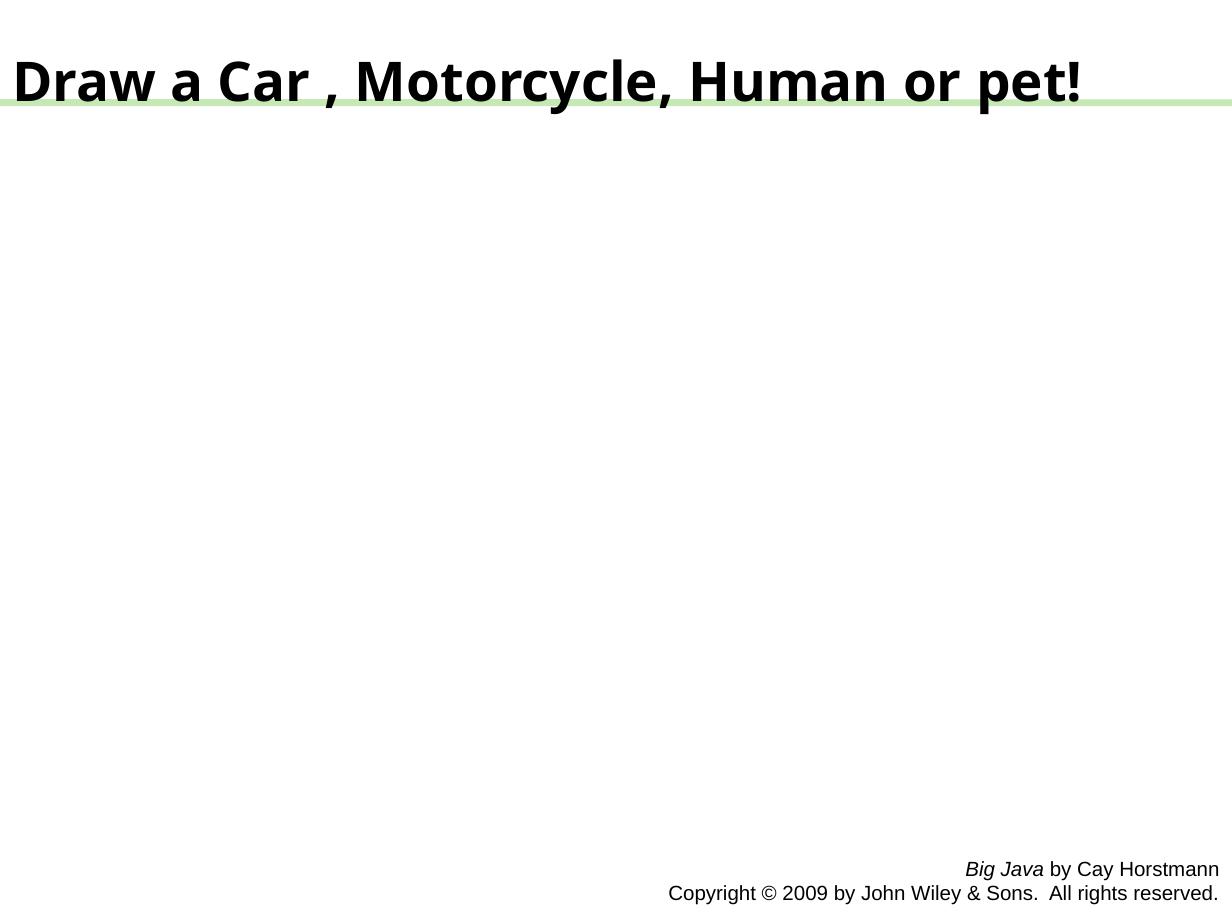
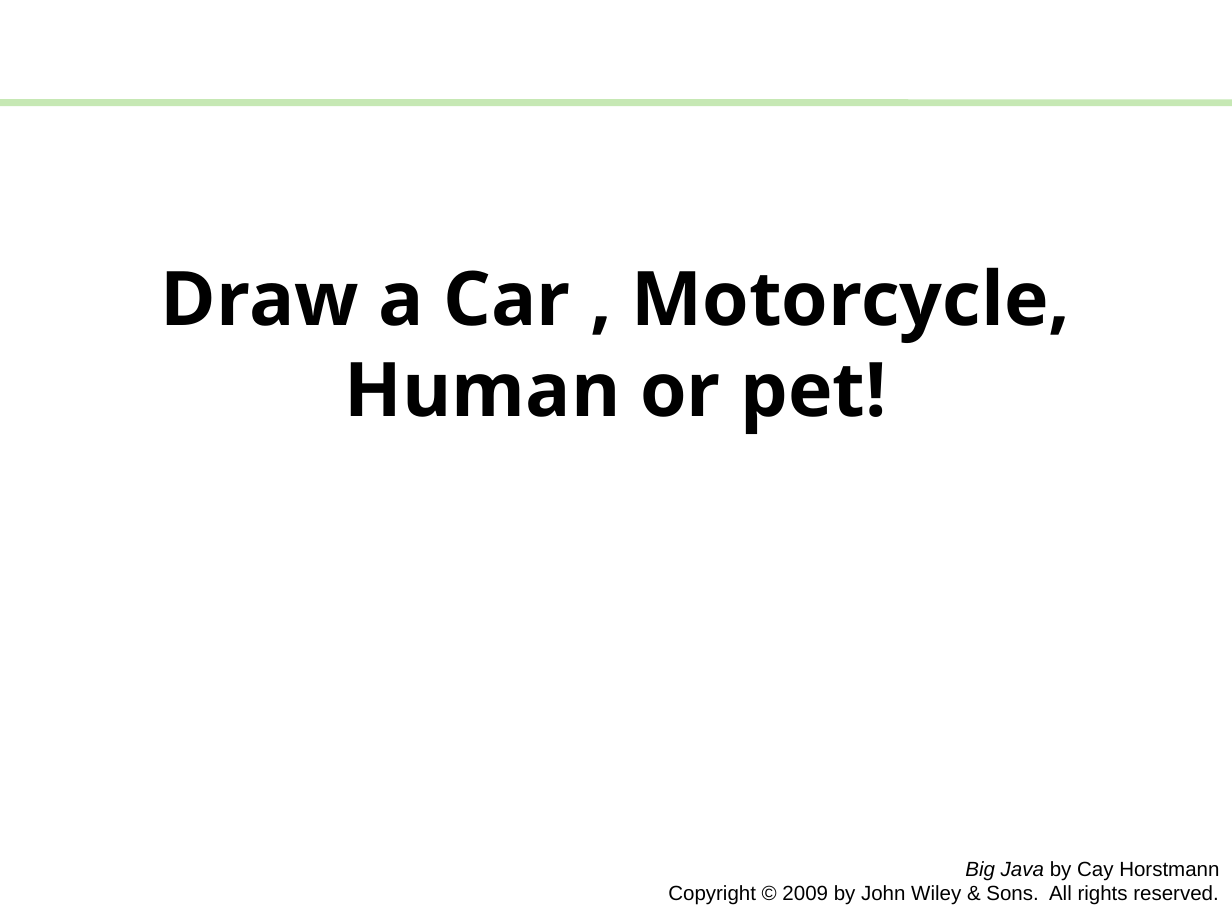
Before and after one commit to Apo45ty/ICOM4015LABS, a slide deck: slide 10 of Laboratory_01/presentation.pptx. Drawn at 1232x924 pixels with LibreOffice and Linux fonts; fonts in the diff are those of the drawing. Boxes give left, top, right and bottom in pixels: in the first picture for what was removed or moved away, otherwise in the second. Text is boxed around its words. In the diff, an @@ line names an element or a change of style, - is before the commit and + after.

```diff
--- a/Laboratory_01/presentation.pptx
+++ b/Laboratory_01/presentation.pptx
@@ title "Draw a Car , Motorcycle, ...": place and size @@
-title "Draw a Car , Motorcycle, ..." at (12,59,1082,114)
+title "Draw a Car , Motorcycle, ..." at (161,267,1071,434)
@@ title "Draw a Car , Motorcycle, ..." at (161,267,1071,434): size 32 to 44 pt; alignment left to centre; vertical alignment top to middle @@
```
Also in this commit, not shown: 6 other slides changed, 1 slide added, 1 slide removed.
